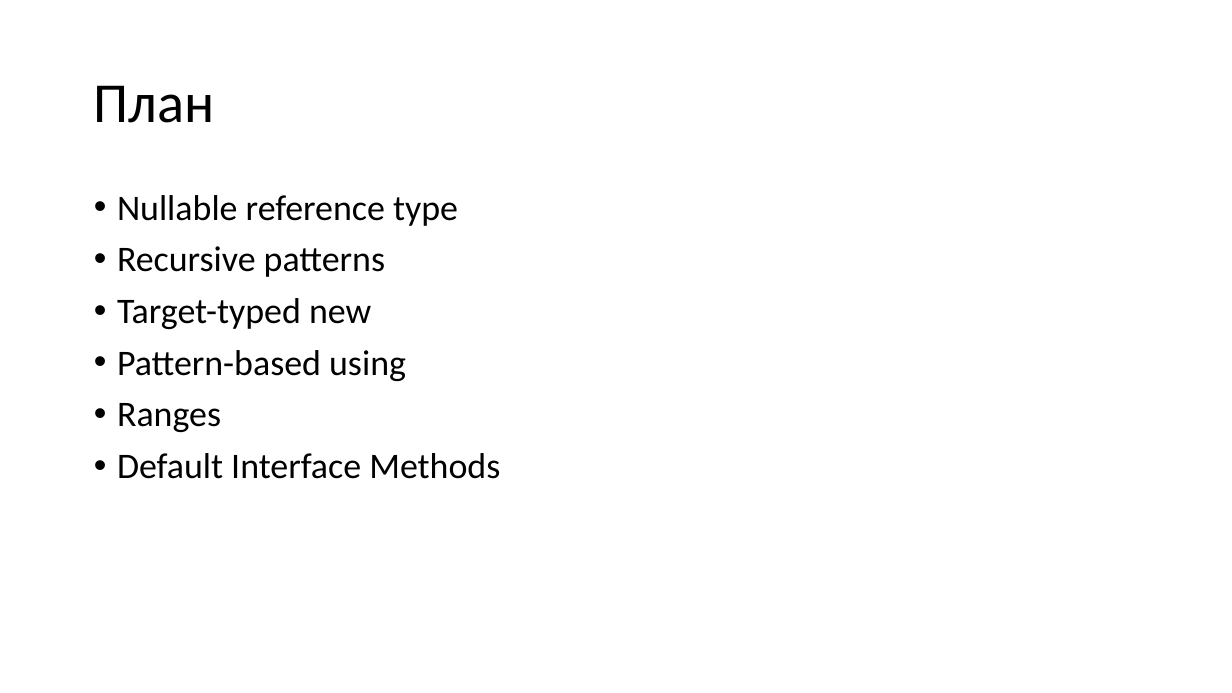
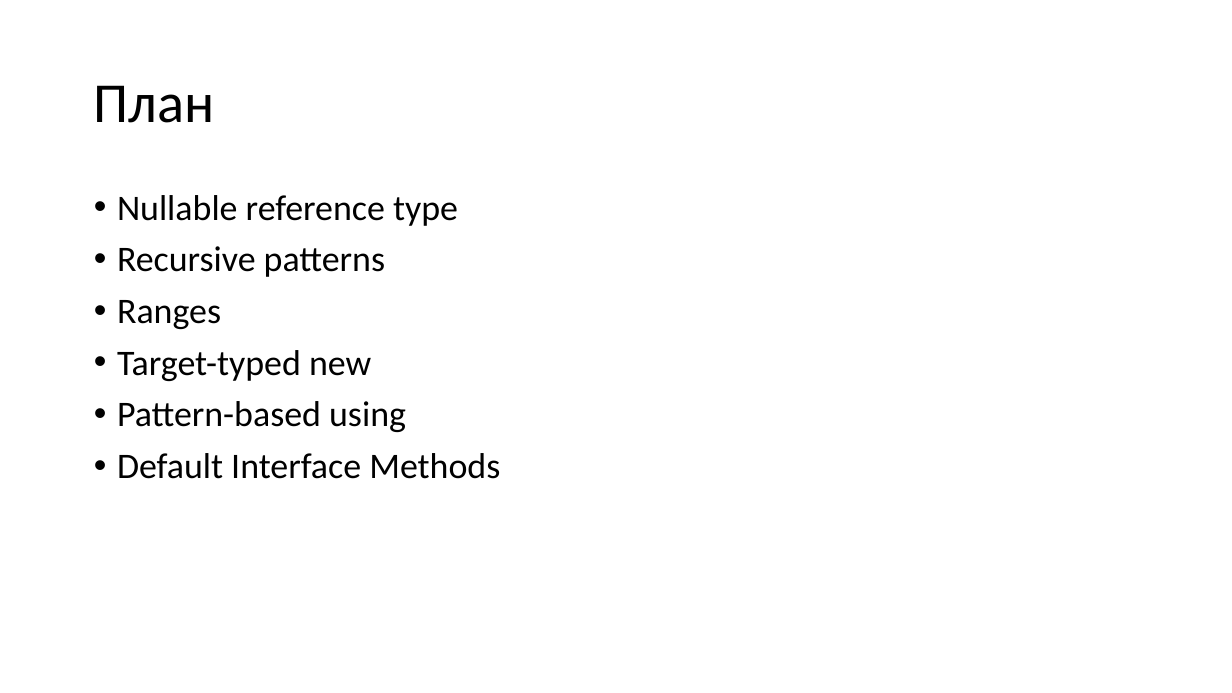
Before and after one commit to kugushev/presentations, a slide deck: slide 10 of Presentation.pptx. Drawn at 1232x693 pixels with LibreOffice and Linux fonts; fonts in the diff are those of the drawing. Boxes give left, top, right and bottom in pixels: in the first picture for what was removed or moved away, otherwise in the second. Text is boxed around its words. In the diff, an @@ line names an element or a change of style, - is before the commit and + after.

Commit message:
add ranges

```diff
--- a/Presentation.pptx
+++ b/Presentation.pptx
@@ text at (117,300,221,329): paragraph added @@
+• Ranges
@@ text at (117,403,221,432): paragraph removed @@
-• Ranges
```
Also in this commit, not shown: 7 slides added, 1 slide removed, 2 other files.
